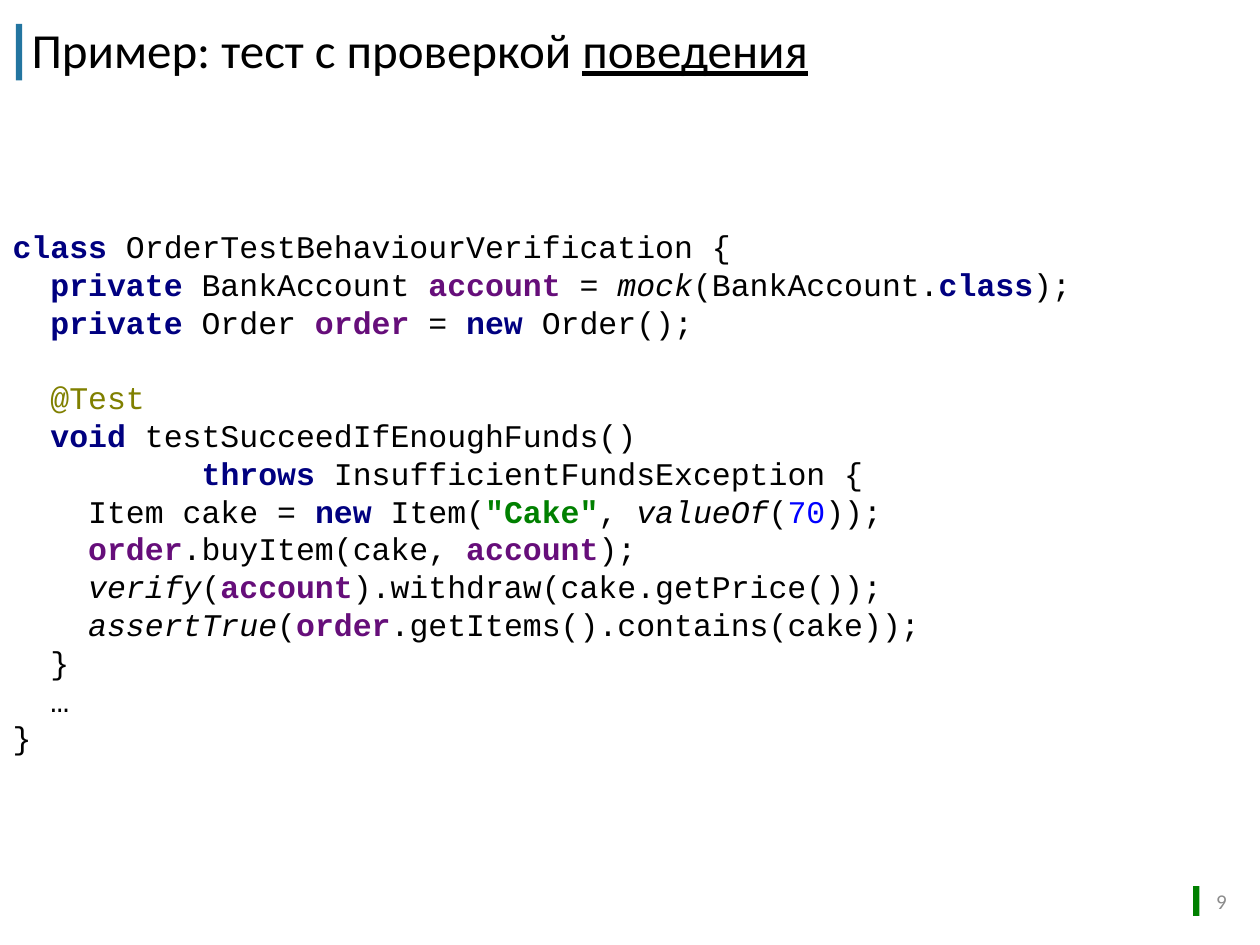
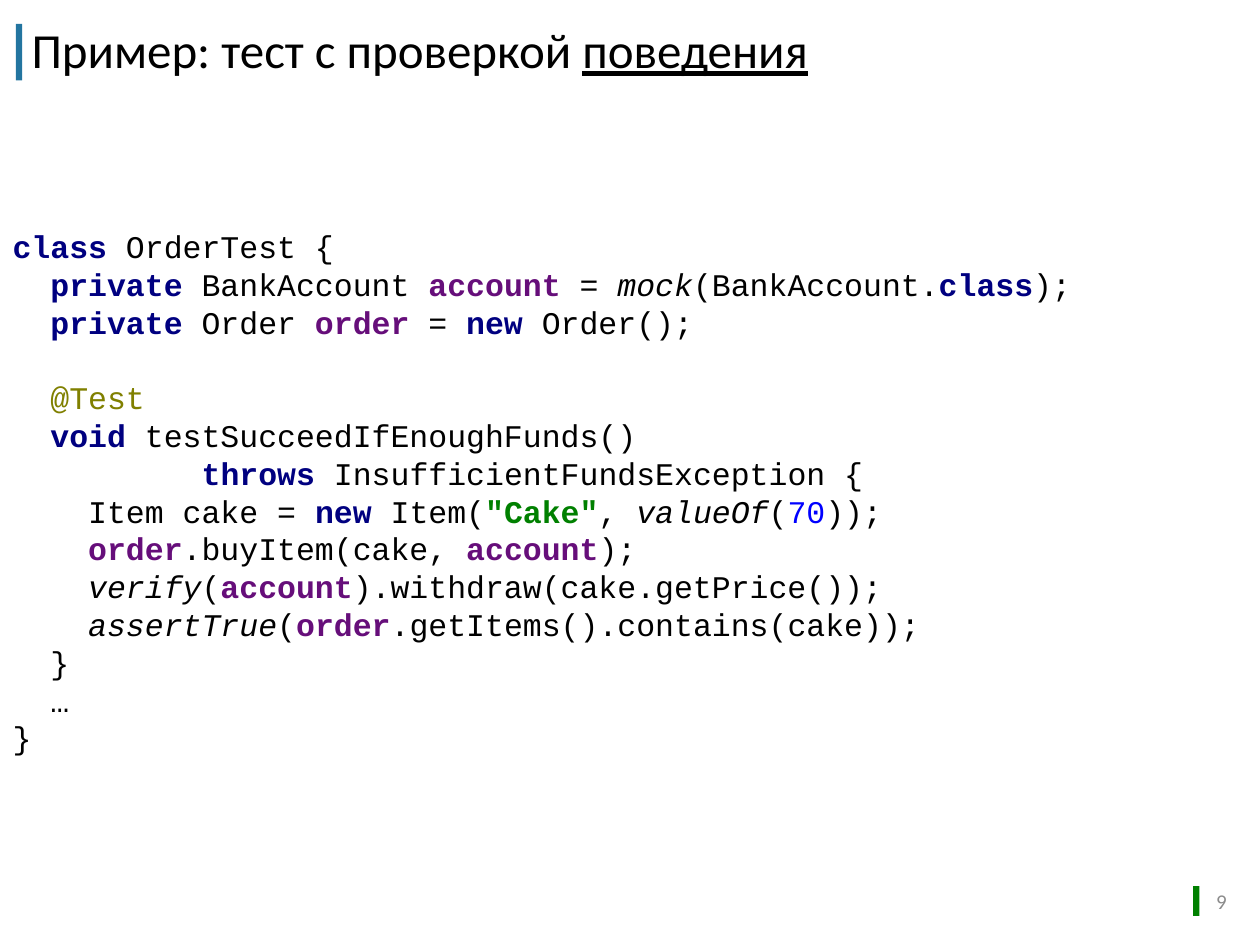
Before and after one commit to sbtqa/tutorials, a slide deck: slide 9 of automationqa-course/11.advanced/mockito/1.What is mockito/Что такое mockito.pptx. Drawn at 1260x945 pixels with LibreOffice and Linux fonts; fonts in the diff are those of the drawing; background and template pictures are left out. Boxes give left, top, right and bottom in pixels: in the first picture for what was removed or moved away, otherwise in the second. Text is boxed around its words. In the diff, an @@ line names an element or a change of style, - is before the commit and + after.

```diff
--- a/automationqa-course/11.advanced/mockito/1.What is mockito/Что такое mockito.pptx
+++ b/automationqa-course/11.advanced/mockito/1.What is mockito/Что такое mockito.pptx
@@ text at (13,235,1071,643): text changed @@
-class OrderTestBehaviourVerification {
-private BankAccount account = mock(BankAccount.class);
-private Order order = new Order();
-@Test
-void testSucceedIfEnoughFunds()
-throws InsufficientFundsException {
-Item cake = new Item("Cake", valueOf(70));
-order.buyItem(cake, account);
-verify(account).withdraw(cake.getPrice());
-assertTrue(order.getItems().contains(cake));
-}
-…
+class OrderTest {
+private BankAccount account = mock(BankAccount.class);
+private Order order = new Order();
+@Test
+void testSucceedIfEnoughFunds()
+throws InsufficientFundsException {
+Item cake = new Item("Cake", valueOf(70));
+order.buyItem(cake, account);
+verify(account).withdraw(cake.getPrice());
+assertTrue(order.getItems().contains(cake));
+}
+…
```
Also in this commit, not shown: 5 other slides changed, 1 other file.
